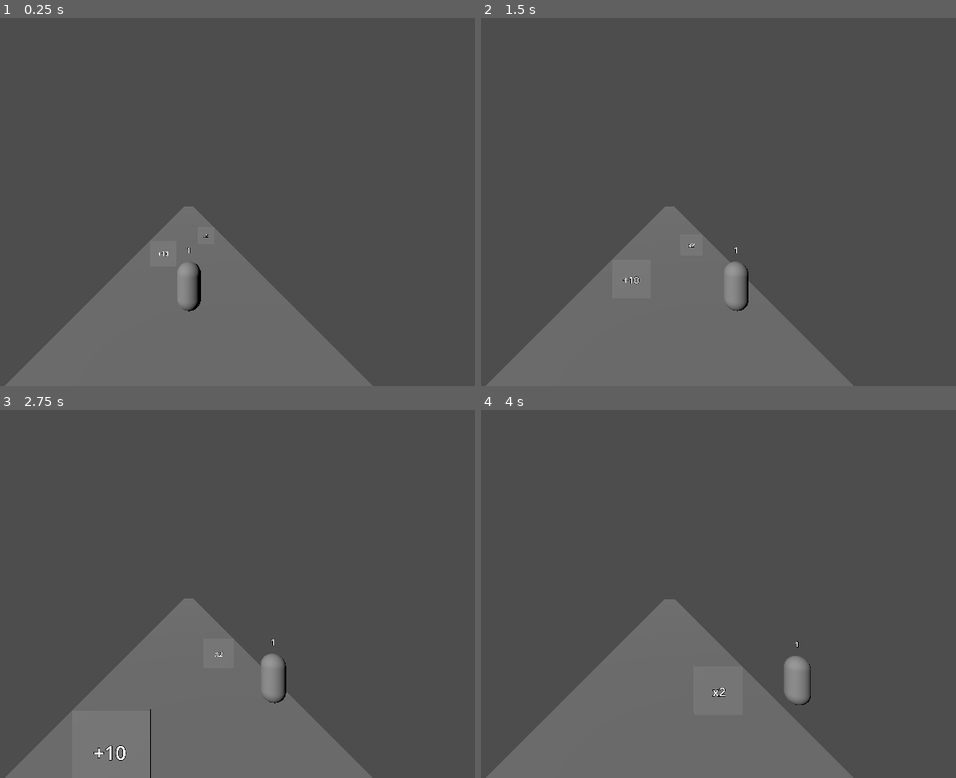
Above: before the commit, frames 1-4 (two rows, left to right).
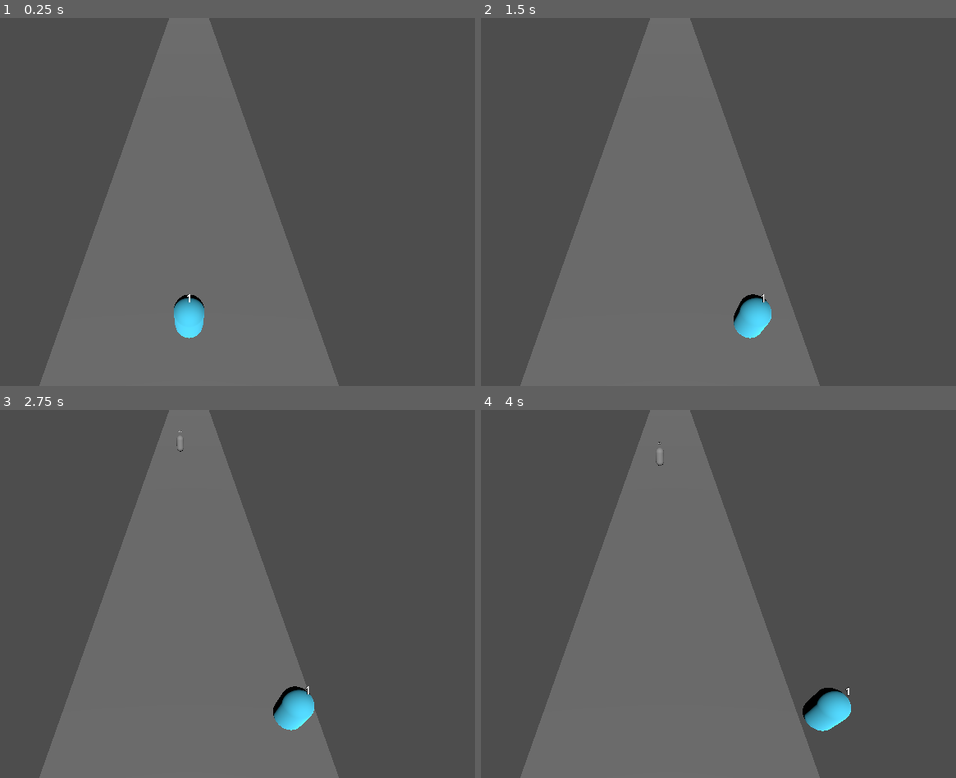
Above: after the commit, the same moments.

Repository: shuhei0916/music-shooter
Game: Godot game, scene res://main.tscn
Same seed, same stepped clock (60 frames per second), same inputs: the game is played once before the commit and once after it.
Inputs:
- Up to frame 1 (0.25 s): no input
- Up to frame 2 (1.5 s): tap Enter (ui_accept) at 0.5, 0.77 s; hold Right (ui_right) 0.53-1.28 s; hold Left (ui_left) from 1.28 s (still down)
- Up to frame 3 (2.75 s): tap Enter (ui_accept) at 1.52 s; release Left (ui_left) at 2.03 s; hold Right (ui_right) from 2.03 s (still down)
- Up to frame 4 (4 s): tap Enter (ui_accept) at 3.02, 3.77 s; release Right (ui_right) at 3.53 s; hold Left (ui_left) from 3.53 s (still down)

The runs differ from the first frame. In frame 1, 19% of the frame differs, in the area x 1-79%, y 0-100%; in frame 2, 19%; in frame 3, 19%; in frame 4, 20%.

Commit message:
Implement enemy and gate functionality with spawner for dynamic gameplay

Diff:
--- /dev/null
+++ b/enemy.gd
@@ -0,0 +1,24 @@
+extends Area3D
+
+signal player_collided_with_enemy(enemy_hp)
+
+@export var hp: int = 5
+
+func _ready():
+	update_label()
+
+	connect("body_entered", Callable(self, "_on_body_entered"))
+
+func _on_body_entered(body):
+	if body.is_in_group("player"):
+		emit_signal("player_collided_with_enemy", hp)
+		queue_free() # Disappear after collision
+
+func set_hp(new_hp):
+	hp = new_hp
+	update_label()
+
+func update_label():
+	var label = $Label3D
+	if label:
+		label.text = str(hp)
--- /dev/null
+++ b/enemy.tscn
@@ -0,0 +1,21 @@
+[gd_scene load_steps=4 format=3 uid="uid://c1w2w3g4h5j6h"]
+
+[ext_resource type="Script" path="res://enemy.gd" id="1_abcde"]
+
+[sub_resource type="CapsuleShape3D" id="CapsuleShape3D_enemy"]
+[sub_resource type="CapsuleMesh" id="CapsuleMesh_enemy"]
+
+[node name="Enemy" type="Area3D" groups=["world_objects"]]
+script = ExtResource("1_abcde")
+
+[node name="CollisionShape3D" type="CollisionShape3D" parent="."]
+shape = SubResource("CapsuleShape3D_enemy")
+
+[node name="MeshInstance3D" type="MeshInstance3D" parent="."]
+mesh = SubResource("CapsuleMesh_enemy")
+
+[node name="Label3D" type="Label3D" parent="."]
+transform = Transform3D(1, 0, 0, 0, 1, 0, 0, 0, 1, 0, 1.5, 0)
+billboard = 1
+font_size = 64
+text = "5"
--- a/gate.gd
+++ b/gate.gd
@@ -7,8 +7,20 @@
 
 func _ready():
 	connect("body_entered", Callable(self, "_on_body_entered"))
+	update_label()
 
 func _on_body_entered(body):
 	if body.is_in_group("player"):
 		emit_signal("player_entered_gate", gate_type, value)
 		queue_free()
+
+func set_gate_properties(type, val):
+	gate_type = type
+	value = val
+	update_label()
+
+func update_label():
+	var label = $Label3D
+	if label:
+		var prefix = "+" if gate_type == "add" else "x"
+		label.text = prefix + str(value)
--- /dev/null
+++ b/gate.tscn
@@ -0,0 +1,23 @@
+[gd_scene load_steps=4 format=3 uid="uid://d2w3w4g5h6j7h"]
+
+[ext_resource type="Script" path="res://gate.gd" id="1_abcde"]
+
+[sub_resource type="BoxShape3D" id="BoxShape3D_gate"]
+size = Vector3(2, 2, 0.2)
+[sub_resource type="BoxMesh" id="BoxMesh_gate"]
+size = Vector3(2, 2, 0.2)
+
+[node name="Gate" type="Area3D" groups=["world_objects"]]
+script = ExtResource("1_abcde")
+
+[node name="CollisionShape3D" type="CollisionShape3D" parent="."]
+shape = SubResource("BoxShape3D_gate")
+
+[node name="MeshInstance3D" type="MeshInstance3D" parent="."]
+mesh = SubResource("BoxMesh_gate")
+
+[node name="Label3D" type="Label3D" parent="."]
+transform = Transform3D(1, 0, 0, 0, 1, 0, 0, 0, 1, 0, 0, 0.2)
+billboard = 1
+font_size = 96
+text = "+10"
--- a/main.gd
+++ b/main.gd
@@ -12,52 +12,28 @@
 	for ground in get_tree().get_nodes_in_group("Ground"):
 		ground.add_to_group("world_objects")
 
-	# Create Gates
-	create_gate("add", 10, Vector3(-2, 1, -10))
-	create_gate("multiply", 2, Vector3(2, 1, -20))
+	# Create Spawner
+	var spawner = Node.new()
+	spawner.set_script(load("res://spawner.gd"))
+	spawner.name = "Spawner"
+	spawner.enemy_scene = preload("res://enemy.tscn")
+	spawner.gate_scene = preload("res://gate.tscn")
+	add_child(spawner)
+	spawner.spawn_object.connect(_on_spawn_object)
 
-	# Create Light
-	var light = DirectionalLight3D.new()
-	light.transform.basis = Basis.from_euler(Vector3(deg_to_rad(-30), deg_to_rad(-45), 0))
-	light.transform.origin = Vector3(0, 4, 0)
-	add_child(light)
+func _on_spawn_object(object_scene, properties):
+	var instance = object_scene.instantiate()
 
-	# Create Camera
-	var camera = Camera3D.new()
-	camera.transform.origin = Vector3(0, 5, 10)
-	camera.look_at(Vector3.ZERO)
-	add_child(camera)
+	if instance.is_in_group("world_objects"):
+		add_child(instance)
+		instance.transform.origin = properties.position
 
-func create_gate(type, value, position):
-	var gate = Area3D.new()
-	gate.add_to_group("world_objects")
-	gate.set_script(load("res://gate.gd"))
-	gate.gate_type = type
-	gate.value = value
-	gate.transform.origin = position
-
-	var gate_shape = CollisionShape3D.new()
-	gate_shape.shape = BoxShape3D.new()
-	gate_shape.shape.size = Vector3(2, 2, 0.2)
-	gate.add_child(gate_shape)
-
-	# You can set a mesh for the gate here, e.g., a BoxMesh
-	var gate_mesh = MeshInstance3D.new()
-	gate_mesh.mesh = BoxMesh.new()
-	gate_mesh.mesh.size = Vector3(2, 2, 0.2)
-	gate.add_child(gate_mesh)
-
-	# Create Value Label
-	var value_label = Label3D.new()
-	var prefix = "+" if type == "add" else "x"
-	value_label.text = prefix + str(value)
-	value_label.transform.origin = Vector3(0, 0, 0.2) # Position in front of the gate
-	value_label.billboard = BaseMaterial3D.BILLBOARD_ENABLED
-	value_label.font_size = 96
-	gate.add_child(value_label)
-
-	add_child(gate)
-	gate.player_entered_gate.connect(_on_player_entered_gate)
+		if instance.has_method("set_hp"): # For enemies
+			instance.set_hp(properties.hp)
+			instance.player_collided_with_enemy.connect(_on_player_collided_with_enemy)
+		elif instance.has_method("set_gate_properties"): # For gates
+			instance.set_gate_properties(properties.type, properties.value)
+			instance.player_entered_gate.connect(_on_player_entered_gate)
 
 func _on_player_entered_gate(gate_type, value):
 	if player:
@@ -65,6 +41,10 @@
 			player.add_characters(value)
 		elif gate_type == "multiply":
 			player.multiply_characters(value)
+
+func _on_player_collided_with_enemy(enemy_hp):
+	if player:
+		player.take_damage(enemy_hp)
 
 func _on_player_hp_changed(new_hp):
 	var hp_label = player.get_node("HPLabel")
--- a/main.tscn
+++ b/main.tscn
@@ -1,11 +1,15 @@
-[gd_scene load_steps=7 format=3 uid="uid://dllqgs6rewvnf"]
+[gd_scene load_steps=8 format=3 uid="uid://dllqgs6rewvnf"]
 
 [ext_resource type="Script" uid="uid://bupdlarvsyf3n" path="res://main.gd" id="1_main"]
 [ext_resource type="Script" uid="uid://ccqrk60asdt1" path="res://player/player.gd" id="2_player"]
 
 [sub_resource type="CapsuleShape3D" id="CapsuleShape3D_player"]
 
+[sub_resource type="StandardMaterial3D" id="StandardMaterial3D_0xm2m"]
+albedo_color = Color(0.305882, 0.85098, 1, 1)
+
 [sub_resource type="CapsuleMesh" id="CapsuleMesh_player"]
+material = SubResource("StandardMaterial3D_0xm2m")
 
 [sub_resource type="BoxShape3D" id="BoxShape3D_ground"]
 size = Vector3(10, 1, 100)
@@ -15,6 +19,12 @@
 
 [node name="Main" type="Node3D"]
 script = ExtResource("1_main")
+
+[node name="DirectionalLight3D" type="DirectionalLight3D" parent="."]
+transform = Transform3D(1, 0, 0, 0, 0.866025, 0.5, 0, -0.5, 0.866025, 0, 4, 0)
+
+[node name="Camera3D" type="Camera3D" parent="."]
+transform = Transform3D(1, 0, 0, 0, 0.707107, 0.707107, 0, -0.707107, 0.707107, 0, 10, 3)
 
 [node name="Player" type="CharacterBody3D" parent="." groups=["player"]]
 transform = Transform3D(1, 0, 0, 0, 1, 0, 0, 0, 1, 0, 1, 0)
--- a/player/player.gd
+++ b/player/player.gd
@@ -36,3 +36,13 @@
 func multiply_characters(factor):
 	self.character_count *= factor
 	print("Characters: ", character_count)
+
+func take_damage(damage):
+	if character_count > damage:
+		self.character_count -= damage
+	else:
+		game_over()
+
+func game_over():
+	print("GAME OVER")
+	get_tree().reload_current_scene() # Restart the game
--- /dev/null
+++ b/spawner.gd
@@ -0,0 +1,40 @@
+extends Node
+
+signal spawn_object(object_scene, properties)
+
+@export var enemy_scene: PackedScene
+@export var gate_scene: PackedScene # We will create gate.tscn later
+
+var spawn_timer: Timer
+
+func _ready():
+	spawn_timer = Timer.new()
+	spawn_timer.wait_time = 2.0 # Spawn every 2 seconds
+	spawn_timer.autostart = true
+	spawn_timer.connect("timeout", Callable(self, "_on_spawn_timer_timeout"))
+	add_child(spawn_timer)
+
+func _on_spawn_timer_timeout():
+	# Randomly decide to spawn an enemy or a gate
+	if randf() > 0.5:
+		spawn_enemy()
+	else:
+		spawn_gate()
+
+func spawn_enemy():
+	var properties = {
+		"hp": randi_range(5, 30),
+		"position": Vector3(randf_range(-4, 4), 1, -40)
+	}
+	emit_signal("spawn_object", enemy_scene, properties)
+
+func spawn_gate():
+	var gate_type = "add" if randf() > 0.5 else "multiply"
+	var value = randi_range(5, 20) if gate_type == "add" else randi_range(2, 3)
+
+	var properties = {
+		"type": gate_type,
+		"value": value,
+		"position": Vector3(randf_range(-4, 4), 1, -40)
+	}
+	emit_signal("spawn_object", gate_scene, properties)
Not shown, added: enemy.gd.uid
Not shown, added: spawner.gd.uid
